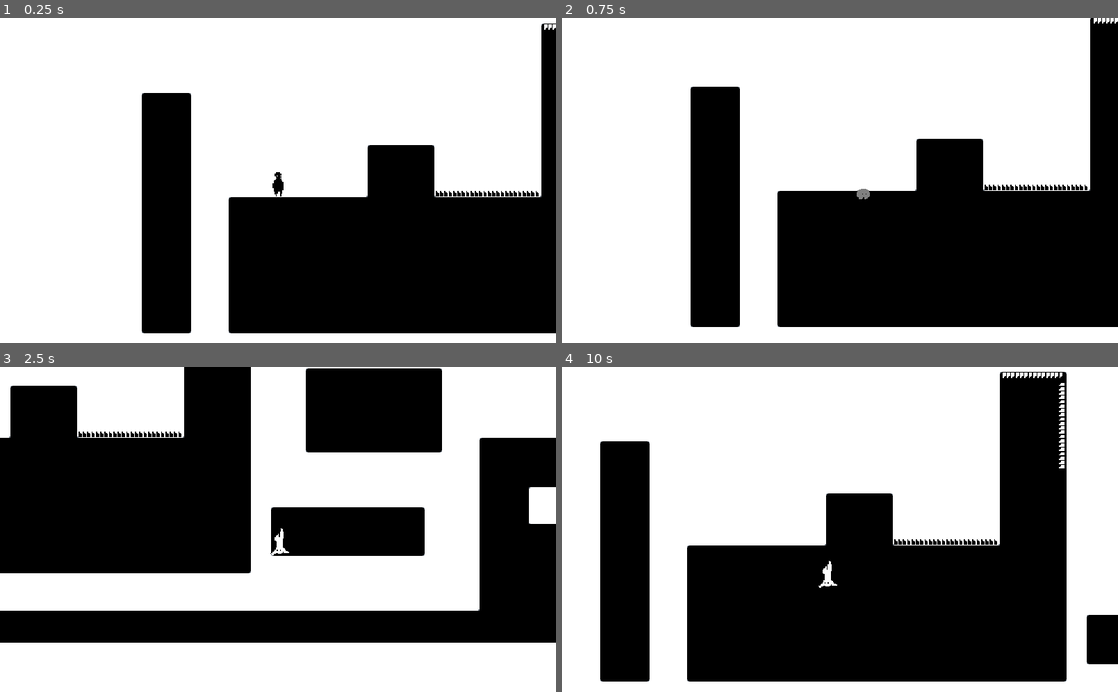
Above: before the commit, frames 1-4 (two rows, left to right).
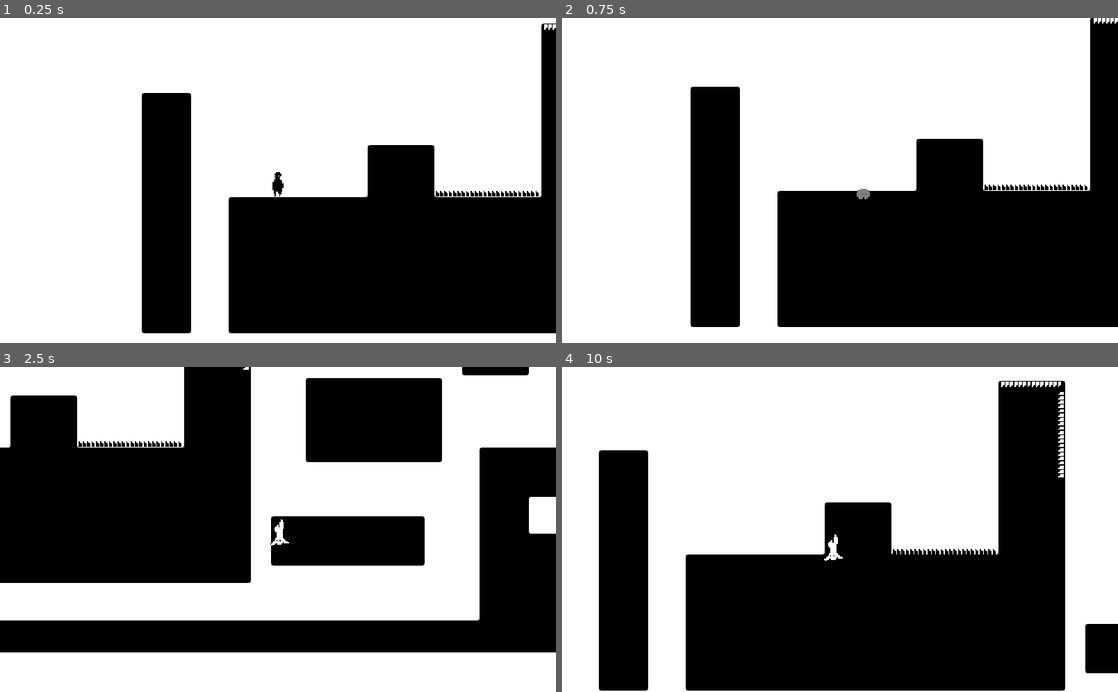
Above: after the commit, the same moments.

Repository: lostptr/sinker
Game: Godot game, scene res://core/Sandbox.tscn
Same seed, same stepped clock (60 frames per second), same inputs: the game is played once before the commit and once after it.
Inputs:
- Up to frame 1 (0.25 s): no input
- Up to frame 2 (0.75 s): tap Enter at 0.5 s; hold Right (right) from 0.53 s (still down); hold X (sink) from 0.53 s (still down)
- Up to frame 3 (2.5 s): tap Z (jump) at 0.77, 0.8, 1.07, 1.35, 1.52, 1.82, 2.3 s; release X (sink) at 1.28 s; tap X (sink) at 1.55 s; release Right (right) at 2.03 s; hold Left (left) from 2.03 s (still down); hold X (sink) from 2.03 s (still down)
- Up to frame 4 (10 s): release Left (left) at 2.78 s; release X (sink) at 2.78 s; hold Right (right) 2.78-4.28 s; tap R at 2.85, 5.85, 8.85 s; tap Z (jump) at 3.02, 3.32, 3.77, 3.8, 4.07, 4.35, 4.52, 4.82, 5.3, 6.02, 6.32, 6.77, 6.8, 7.07, 7.35, 7.52, 7.82, 8.3, 9.02, 9.32, 9.77, 9.8 s; tap X (sink) every 1.5 s from 3.05 to 9.05 s; hold X (sink) 3.53-4.28 s; hold Left (left) 4.28-5.03 s; hold Right (right) 5.03-5.78 s; hold X (sink) 5.03-5.78 s; hold Left (left) 5.78-7.28 s; hold X (sink) 6.53-7.28 s; hold Right (right) 7.28-9.53 s; hold X (sink) 8.03-8.78 s; tap Space at 8.75 s; hold Left (left) from 9.53 s (still down); hold X (sink) from 9.53 s (still down)

The runs differ from the first frame. In frame 1, less than 0.1% of the frame differs, in the area x 49-51%, y 48-55%; in frame 2, nothing differs; in frame 3, 12%, in the area x 0-100%, y 0-88%; in frame 4, 5.8%.

Commit message:
Wall Jump

Diff:
--- a/src/core/player/Player.tscn
+++ b/src/core/player/Player.tscn
@@ -7,28 +7,35 @@
 [ext_resource path="res://core/player/state machine/Idle.gd" type="Script" id=5]
 [ext_resource path="res://core/player/state machine/Jump.gd" type="Script" id=6]
 [ext_resource path="res://core/player/state machine/Falling.gd" type="Script" id=7]
-[ext_resource path="res://fonts/reblinking/reblinking.tres" type="DynamicFont" id=8]
+[ext_resource path="res://fonts/reblinking/reblinking.ttf" type="DynamicFontData" id=8]
 [ext_resource path="res://core/player/DebugLabel.gd" type="Script" id=9]
 [ext_resource path="res://core/player/state machine/Sinkable.gd" type="Script" id=10]
 [ext_resource path="res://core/player/CorrectionSystem.gd" type="Script" id=11]
+[ext_resource path="res://core/player/state machine/WallSliding.gd" type="Script" id=12]
 
 [sub_resource type="ShaderMaterial" id=1]
 shader = ExtResource( 3 )
 
-[sub_resource type="CapsuleShape2D" id=2]
+[sub_resource type="DynamicFont" id=2]
+size = 5
+font_data = ExtResource( 8 )
+
+[sub_resource type="ShaderMaterial" id=3]
+shader = ExtResource( 3 )
+
+[sub_resource type="CapsuleShape2D" id=4]
 radius = 4.0
 height = 6.0
 
-[sub_resource type="CapsuleShape2D" id=3]
+[sub_resource type="CapsuleShape2D" id=5]
 radius = 7.0
 height = 6.0
 
-[sub_resource type="CapsuleShape2D" id=4]
+[sub_resource type="CapsuleShape2D" id=6]
 radius = 4.0
 height = 2.0
 
-[sub_resource type="Animation" id=5]
-resource_name = "falling"
+[sub_resource type="Animation" id=7]
 length = 0.5
 loop = true
 tracks/0/type = "value"
@@ -108,8 +115,7 @@
 "values": [ 0 ]
 }
 
-[sub_resource type="Animation" id=7]
-resource_name = "jump"
+[sub_resource type="Animation" id=9]
 length = 0.4
 step = 0.05
 tracks/0/type = "value"
@@ -149,8 +155,7 @@
 "values": [ Vector2( 1, 1 ), Vector2( 1.11111, 0.944444 ), Vector2( 1, 1 ) ]
 }
 
-[sub_resource type="Animation" id=8]
-resource_name = "landed"
+[sub_resource type="Animation" id=10]
 length = 0.35
 tracks/0/type = "value"
 tracks/0/path = NodePath("Sprite:frame")
@@ -189,8 +194,7 @@
 "values": [ Vector2( 1.05556, 0.916667 ), Vector2( 1, 1 ) ]
 }
 
-[sub_resource type="Animation" id=9]
-resource_name = "rolling"
+[sub_resource type="Animation" id=11]
 length = 0.7
 loop = true
 tracks/0/type = "value"
@@ -269,6 +273,109 @@
 "transitions": PoolRealArray( 1, 1, 1 ),
 "update": 0,
 "values": [ Vector2( 0, 0 ), Vector2( 0, 0.5 ), Vector2( 0, 1 ) ]
+}
+
+[sub_resource type="Animation" id=13]
+resource_name = "wall_slide_left"
+loop = true
+tracks/0/type = "value"
+tracks/0/path = NodePath("Sprite:frame")
+tracks/0/interp = 1
+tracks/0/loop_wrap = true
+tracks/0/imported = false
+tracks/0/enabled = true
+tracks/0/keys = {
+"times": PoolRealArray( 0 ),
+"transitions": PoolRealArray( 1 ),
+"update": 1,
+"values": [ 23 ]
+}
+tracks/1/type = "value"
+tracks/1/path = NodePath("Sprite:position")
+tracks/1/interp = 1
+tracks/1/loop_wrap = true
+tracks/1/imported = false
+tracks/1/enabled = true
+tracks/1/keys = {
+"times": PoolRealArray( 0, 0.5 ),
+"transitions": PoolRealArray( 1, 1 ),
+"update": 0,
+"values": [ Vector2( -4.1, 6 ), Vector2( -4.1, 6.676 ) ]
+}
+tracks/2/type = "value"
+tracks/2/path = NodePath("Sprite:scale")
+tracks/2/interp = 1
+tracks/2/loop_wrap = true
+tracks/2/imported = false
+tracks/2/enabled = true
+tracks/2/keys = {
+"times": PoolRealArray( 0, 0.5 ),
+"transitions": PoolRealArray( 1, 1 ),
+"update": 0,
+"values": [ Vector2( 1, 1 ), Vector2( 0.969939, 1.03758 ) ]
+}
+tracks/3/type = "value"
+tracks/3/path = NodePath("Sprite:flip_h")
+tracks/3/interp = 1
+tracks/3/loop_wrap = true
+tracks/3/imported = false
+tracks/3/enabled = true
+tracks/3/keys = {
+"times": PoolRealArray( 0 ),
+"transitions": PoolRealArray( 1 ),
+"update": 1,
+"values": [ false ]
+}
+
+[sub_resource type="Animation" id=14]
+resource_name = "wall_slide_right"
+tracks/0/type = "value"
+tracks/0/path = NodePath("Sprite:frame")
+tracks/0/interp = 1
+tracks/0/loop_wrap = true
+tracks/0/imported = false
+tracks/0/enabled = true
+tracks/0/keys = {
+"times": PoolRealArray( 0 ),
+"transitions": PoolRealArray( 1 ),
+"update": 1,
+"values": [ 23 ]
+}
+tracks/1/type = "value"
+tracks/1/path = NodePath("Sprite:position")
+tracks/1/interp = 1
+tracks/1/loop_wrap = true
+tracks/1/imported = false
+tracks/1/enabled = true
+tracks/1/keys = {
+"times": PoolRealArray( 0, 0.5 ),
+"transitions": PoolRealArray( 1, 1 ),
+"update": 0,
+"values": [ Vector2( 4, 6 ), Vector2( 4, 6.676 ) ]
+}
+tracks/2/type = "value"
+tracks/2/path = NodePath("Sprite:scale")
+tracks/2/interp = 1
+tracks/2/loop_wrap = true
+tracks/2/imported = false
+tracks/2/enabled = true
+tracks/2/keys = {
+"times": PoolRealArray( 0, 0.5 ),
+"transitions": PoolRealArray( 1, 1 ),
+"update": 0,
+"values": [ Vector2( 1, 1 ), Vector2( 0.969939, 1.03758 ) ]
+}
+tracks/3/type = "value"
+tracks/3/path = NodePath("Sprite:flip_h")
+tracks/3/interp = 1
+tracks/3/loop_wrap = true
+tracks/3/imported = false
+tracks/3/enabled = true
+tracks/3/keys = {
+"times": PoolRealArray( 0 ),
+"transitions": PoolRealArray( 1 ),
+"update": 1,
+"values": [ true ]
 }
 
 [node name="Player" type="KinematicBody2D"]
@@ -285,10 +392,11 @@
 }
 
 [node name="DebugLabel" type="Label" parent="Debug"]
+material = SubResource( 1 )
 margin_left = -13.0
 margin_right = 29.0
 margin_bottom = 12.0
-custom_fonts/font = ExtResource( 8 )
+custom_fonts/font = SubResource( 2 )
 custom_colors/font_color = Color( 0, 0, 0, 1 )
 text = "falling"
 align = 1
@@ -319,6 +427,9 @@
 wait_time = 0.1
 one_shot = true
 
+[node name="WallSliding" type="Node" parent="States"]
+script = ExtResource( 12 )
+
 [node name="CorrectionSystem" type="Timer" parent="."]
 wait_time = 0.2
 one_shot = true
@@ -330,47 +441,52 @@
 smoothing_enabled = true
 
 [node name="Sprite" type="Sprite" parent="."]
-material = SubResource( 1 )
-position = Vector2( 0, 6 )
+material = SubResource( 3 )
+position = Vector2( 3, 6 )
 z_index = 10
 texture = ExtResource( 1 )
+flip_h = true
 hframes = 24
-frame = 5
+frame = 23
 
 [node name="FeetCollision" type="CollisionShape2D" parent="."]
 position = Vector2( 0, 10 )
 rotation = 1.5708
-shape = SubResource( 2 )
+shape = SubResource( 4 )
 
 [node name="HeadCollision" type="CollisionShape2D" parent="."]
 position = Vector2( 0, 3 )
-shape = SubResource( 3 )
+shape = SubResource( 5 )
 
 [node name="WallRaycasts" type="Node2D" parent="."]
 
 [node name="LeftSideRaycasts" type="Node2D" parent="WallRaycasts"]
 
 [node name="RayCast2DTop" type="RayCast2D" parent="WallRaycasts/LeftSideRaycasts"]
-position = Vector2( -4, -4 )
+position = Vector2( -4, -1 )
 enabled = true
 cast_to = Vector2( -4, 0 )
+collision_mask = 2
 
 [node name="RayCast2DBottom" type="RayCast2D" parent="WallRaycasts/LeftSideRaycasts"]
-position = Vector2( -4, 12 )
+position = Vector2( -4, 10 )
 enabled = true
 cast_to = Vector2( -4, 0 )
+collision_mask = 2
 
 [node name="RightSideRaycasts" type="Node2D" parent="WallRaycasts"]
 
 [node name="RayCast2DTop" type="RayCast2D" parent="WallRaycasts/RightSideRaycasts"]
-position = Vector2( 4, -4 )
+position = Vector2( 4, -1 )
 enabled = true
 cast_to = Vector2( 4, 0 )
+collision_mask = 2
 
 [node name="RayCast2DBottom" type="RayCast2D" parent="WallRaycasts/RightSideRaycasts"]
-position = Vector2( 4, 12 )
+position = Vector2( 4, 10 )
 enabled = true
 cast_to = Vector2( 4, 0 )
+collision_mask = 2
 
 [node name="SinkedTrigger" type="Area2D" parent="."]
 position = Vector2( 0, -3 )
@@ -383,16 +499,22 @@
 
 [node name="CollisionShape2D" type="CollisionShape2D" parent="SinkedTrigger"]
 position = Vector2( 0, 1 )
-shape = SubResource( 4 )
+shape = SubResource( 6 )
 
 [node name="AnimationPlayer" type="AnimationPlayer" parent="."]
 autoplay = "idle"
-anims/falling = SubResource( 5 )
-anims/idle = SubResource( 6 )
-anims/jump = SubResource( 7 )
-anims/landed = SubResource( 8 )
-anims/rolling = SubResource( 9 )
-anims/run = SubResource( 10 )
+anims/falling = SubResource( 7 )
+anims/idle = SubResource( 8 )
+anims/jump = SubResource( 9 )
+anims/landed = SubResource( 10 )
+anims/rolling = SubResource( 11 )
+anims/run = SubResource( 12 )
+anims/wall_slide_left = SubResource( 13 )
+anims/wall_slide_right = SubResource( 14 )
+
+[node name="WallSlideCooldown" type="Timer" parent="."]
+wait_time = 0.2
+one_shot = true
 [connection signal="state_changed" from="." to="Debug/DebugLabel" method="_on_Player_state_changed"]
 [connection signal="timeout" from="States/Sinkable/SinkTimer" to="States/Sinkable" method="_on_SinkTimer_timeout"]
 [connection signal="timeout" from="CorrectionSystem" to="CorrectionSystem" method="_on_CorrectionSystem_timeout"]
--- a/src/core/player/state machine/Falling.gd
+++ b/src/core/player/state machine/Falling.gd
@@ -13,6 +13,8 @@
 			emit_signal("finished", "idle")
 		else:
 			emit_signal("finished", "run")
+	elif self.owner.wall_direction != 0 and self.owner.wall_jump_is_ready():
+		emit_signal("finished", "wall_slide")
 
 func exit() -> void:
 	pass
--- a/src/core/player/state machine/Jump.gd
+++ b/src/core/player/state machine/Jump.gd
@@ -17,8 +17,11 @@
 		else:
 			emit_signal("finished", "run")
 	else:
-		if self.owner.is_falling():
+		if self.owner.wall_direction != 0 and self.owner.wall_jump_is_ready():
+			emit_signal("finished", "wall_slide")
+		elif self.owner.is_falling():
 			emit_signal("finished", "falling")
+
 
 func exit() -> void:
 	pass
--- a/src/core/player/state machine/PlayerFSM.gd
+++ b/src/core/player/state machine/PlayerFSM.gd
@@ -12,9 +12,20 @@
 onready var anim: AnimationPlayer = $AnimationPlayer
 onready var feet: CollisionShape2D = $FeetCollision
 onready var head: CollisionShape2D = $HeadCollision
+onready var left_side_raycasts = $WallRaycasts/LeftSideRaycasts
+onready var right_side_raycasts = $WallRaycasts/RightSideRaycasts
 
 onready var grid: TileMap = get_parent().get_node("TileMap")
 onready var correction_timer: Timer = $CorrectionSystem
+
+onready var wall_slide_cooldown: Timer = $WallSlideCooldown
+
+var gravity_multiplier: int = 1
+var velocity: Vector2 = Vector2.ZERO
+var move_direction: int = 0 setget set_move_direction
+var is_grounded: bool = false
+var is_sunken: bool = false setget set_is_sunken
+var wall_direction: int = 0
 
 var current_state = null
 onready var states_map = {
@@ -22,14 +33,9 @@
 	"run": $States/Run,
 	"jump": $States/Jump,
 	"falling": $States/Falling,
-	"sinkable": $States/Sinkable
+	"sinkable": $States/Sinkable,
+	"wall_slide": $States/WallSliding
 }
-
-var gravity_multiplier: int = 1
-var velocity: Vector2 = Vector2.ZERO
-var move_direction: int = 0 setget set_move_direction
-var is_grounded: bool = false
-var is_sunken: bool = false setget set_is_sunken
 
 func _ready() -> void:
 	for state_node in $States.get_children():
@@ -39,12 +45,16 @@
 	self.current_state.enter()
 
 func _physics_process(delta: float) -> void:
-	get_input()
+	_get_input()
+	_update_wall_direction()
 
-	# Always move horizontally, no matter what state.
-	self.velocity.y += gravity * delta * gravity_multiplier
+	if self.current_state != self.states_map["wall_slide"]:
+		_handle_movement()
+
+	_add_gravity(delta)
 	self.velocity = move_and_slide(self.velocity, UP * gravity_multiplier, SLOPE_STOP)
-	self.is_grounded = self.is_on_floor()
+
+	_update_is_grounded()
 
 	self.current_state.update(delta)
 
@@ -69,9 +79,8 @@
 """
 	Listens for left and right input and change horizontal velocity.
 """
-func get_input() -> void:
+func _get_input() -> void:
 	self.move_direction = -int(Input.is_action_pressed("left")) + int(Input.is_action_pressed("right"))
-	self.velocity.x = lerp(velocity.x, move_speed * move_direction, 0.2)
 
 
 """
@@ -79,7 +88,7 @@
 """
 func set_move_direction(value: int):
 	move_direction = value
-	if move_direction != 0:
+	if move_direction != 0 and self.current_state != self.states_map["wall_slide"]:
 		self.sprite.flip_h = move_direction < 0
 
 """
@@ -90,17 +99,61 @@
 	self.gravity_multiplier = -1 + (2 * int(not value))
 	self.scale.y = gravity_multiplier
 
+func _handle_movement():
+	self.velocity.x = lerp(velocity.x, move_speed * move_direction, 0.2)
+
+func _add_gravity(delta: float):
+	self.velocity.y += gravity * delta * gravity_multiplier
+
+func cap_wall_slide_gravity():
+	var action_name = "down" if not self.is_sunken else "up"
+	var max_velocity = 16 * 2 if not Input.is_action_pressed(action_name) else gravity
+	max_velocity *= self.gravity_multiplier
+	if self.is_sunken:
+		velocity.y = max(velocity.y, max_velocity)
+	else:
+		velocity.y = min(velocity.y, max_velocity)
+
+func wall_jump_is_ready() -> bool:
+	return self.wall_slide_cooldown.is_stopped()
+
+func wall_jump(wall_jump_velocity: Vector2):
+	var jump_velocity = wall_jump_velocity
+	jump_velocity.x *= self.wall_direction
+	self.velocity = jump_velocity
+
 func is_falling() -> bool:
 	return self.velocity.y * self.gravity_multiplier > 0
+
+func _update_is_grounded():
+	self.is_grounded = self.is_on_floor()
+
+func _update_wall_direction():
+	var wall_on_left = _check_is_valid_wall(self.left_side_raycasts)
+	var wall_on_right = _check_is_valid_wall(self.right_side_raycasts)
+
+	if wall_on_left and wall_on_right:
+		self.wall_direction = self.move_direction
+	else:
+		self.wall_direction = -int(wall_on_left) + int(wall_on_right)
+
+func _check_is_valid_wall(raycast_holder: Node2D) -> bool:
+	var result = true
+	for raycast in raycast_holder.get_children():
+		result = result && raycast.is_colliding()
+#			var dot = acos(Vector2.UP.dot(raycast.get_collision_normal()))
+#			if dot > PI * 0.35 and dot < PI * 0.55:
+#				return true
+	return result
 
 func set_colliders(state: bool):
 	self.feet.disabled = not state
 	self.head.disabled = not state
+
 
 func request_sunken_state_correction():
 	self.correction_timer.start()
 
 func correct_sunk_state(is_sunken_area: bool) -> void:
 	if is_sunken != is_sunken_area:
-		print("correcting...")
 		self.is_sunken = is_sunken_area
--- /dev/null
+++ b/src/core/player/state machine/WallSliding.gd
@@ -0,0 +1,27 @@
+extends State
+
+export var wall_jump_velocity: Vector2 = Vector2(400, -350)
+
+func handle_input(event: InputEvent) -> void:
+	if event.is_action_pressed("jump"):
+		self.owner.wall_jump(self.wall_jump_velocity)
+		self.emit_signal("finished", "jump")
+		return
+
+func enter() -> void:
+	if self.owner.wall_direction > 0:
+		self.owner.anim.play("wall_slide_right")
+	else:
+		self.owner.anim.play("wall_slide_left")
+	self.owner.velocity.y = 0
+
+func update(delta: float) -> void:
+	self.owner.cap_wall_slide_gravity()
+
+	if self.owner.is_grounded:
+		self.emit_signal("finished", "idle")
+	elif self.owner.wall_direction == 0:
+		self.emit_signal("finished", "falling")
+
+func exit() -> void:
+	self.owner.wall_slide_cooldown.start()
--- a/src/fonts/firacode/firacode_regular.tres
+++ b/src/fonts/firacode/firacode_regular.tres
@@ -2,8 +2,7 @@
 
 [ext_resource path="res://fonts/firacode/FiraCode-Regular.ttf" type="DynamicFontData" id=1]
 
-
 [resource]
-size = 12
+size = 24
 use_filter = true
 font_data = ExtResource( 1 )
--- /dev/null
+++ b/src/fonts/reblinking/reblinking_no_outline.tres
@@ -0,0 +1,7 @@
+[gd_resource type="DynamicFont" load_steps=2 format=2]
+
+[ext_resource path="res://fonts/reblinking/reblinking.ttf" type="DynamicFontData" id=1]
+
+[resource]
+size = 10
+font_data = ExtResource( 1 )
--- /dev/null
+++ b/src/menus/MainMenu/MainMenu.tscn
@@ -0,0 +1,103 @@
+[gd_scene load_steps=6 format=2]
+
+[ext_resource path="res://menus/main_theme.tres" type="Theme" id=1]
+[ext_resource path="res://core/player/inverse_shader.shader" type="Shader" id=2]
+[ext_resource path="res://fonts/pokemon/Pokemon Classic.ttf" type="DynamicFontData" id=3]
+
+[sub_resource type="ShaderMaterial" id=2]
+shader = ExtResource( 2 )
+
+[sub_resource type="DynamicFont" id=3]
+size = 32
+outline_size = 1
+outline_color = Color( 0.933333, 0, 0, 1 )
+font_data = ExtResource( 3 )
+
+[node name="MainMenu" type="Control"]
+anchor_right = 1.0
+anchor_bottom = 1.0
+theme = ExtResource( 1 )
+__meta__ = {
+"_edit_use_anchors_": false
+}
+
+[node name="ColorRect" type="ColorRect" parent="."]
+anchor_right = 1.0
+anchor_bottom = 1.0
+__meta__ = {
+"_edit_use_anchors_": false
+}
+
+[node name="ColorRect2" type="ColorRect" parent="."]
+anchor_right = 1.0
+anchor_bottom = 1.0
+margin_left = 721.0
+margin_top = -153.0
+margin_right = 308.0
+margin_bottom = 139.0
+rect_rotation = 23.2
+color = Color( 0, 0, 0, 1 )
+__meta__ = {
+"_edit_use_anchors_": false
+}
+
+[node name="ColorRect3" type="ColorRect" parent="."]
+anchor_right = 1.0
+anchor_bottom = 1.0
+margin_left = 664.0
+margin_top = -77.0
+margin_right = -346.0
+margin_bottom = 123.0
+rect_rotation = 23.2
+color = Color( 0, 0, 0, 1 )
+__meta__ = {
+"_edit_use_anchors_": false
+}
+
+[node name="Label" type="Label" parent="."]
+material = SubResource( 2 )
+anchor_top = 0.183
+anchor_right = 1.0
+anchor_bottom = 0.288
+margin_left = 1.0
+margin_top = -20.8
+margin_right = 1.0
+margin_bottom = -11.8
+custom_fonts/font = SubResource( 3 )
+text = "Sinker"
+align = 1
+valign = 1
+__meta__ = {
+"_edit_use_anchors_": false
+}
+
+[node name="VBoxContainer" type="VBoxContainer" parent="."]
+anchor_left = 0.183
+anchor_top = 0.277
+anchor_right = 0.8
+anchor_bottom = 0.678
+margin_left = -0.392014
+margin_top = -0.200012
+margin_right = -0.200012
+margin_bottom = 0.199982
+__meta__ = {
+"_edit_group_": true,
+"_edit_use_anchors_": false
+}
+
+[node name="Button" type="Button" parent="VBoxContainer"]
+margin_right = 632.0
+margin_bottom = 28.0
+text = "Start"
+
+[node name="Button2" type="Button" parent="VBoxContainer"]
+margin_top = 32.0
+margin_right = 632.0
+margin_bottom = 60.0
+text = "Options"
+
+[node name="Button3" type="Button" parent="VBoxContainer"]
+margin_top = 64.0
+margin_right = 632.0
+margin_bottom = 92.0
+text = "Exit"
--- /dev/null
+++ b/src/menus/main_theme.tres
@@ -0,0 +1,84 @@
+[gd_resource type="Theme" load_steps=7 format=2]
+
+[ext_resource path="res://fonts/reblinking/reblinking_no_outline.tres" type="DynamicFont" id=1]
+
+[sub_resource type="StyleBoxFlat" id=4]
+bg_color = Color( 0, 0, 0, 1 )
+border_width_left = 2
+border_width_top = 2
+border_width_right = 2
+border_width_bottom = 2
+border_color = Color( 0.901961, 0.901961, 0.901961, 0.2 )
+corner_radius_top_left = 4
+corner_radius_bottom_right = 4
+shadow_size = 1
+shadow_offset = Vector2( 0, 2 )
+anti_aliasing = false
+
+[sub_resource type="StyleBoxEmpty" id=5]
+
+[sub_resource type="StyleBoxFlat" id=2]
+bg_color = Color( 0, 0, 0, 1 )
+border_width_left = 2
+border_width_top = 2
+border_width_right = 2
+border_width_bottom = 2
+border_color = Color( 1, 1, 1, 1 )
+corner_radius_top_left = 4
+corner_radius_bottom_right = 4
+expand_margin_left = 1.0
+expand_margin_right = 1.0
+expand_margin_top = 1.0
+expand_margin_bottom = 1.0
+shadow_size = 1
+shadow_offset = Vector2( 0, 2 )
+anti_aliasing = false
+
+[sub_resource type="StyleBoxFlat" id=1]
+bg_color = Color( 0, 0, 0, 1 )
+border_width_left = 2
+border_width_top = 2
+border_width_right = 2
+border_width_bottom = 2
+border_color = Color( 0.709804, 0.709804, 0.709804, 1 )
+corner_radius_top_left = 4
+corner_radius_bottom_right = 4
+shadow_size = 1
+shadow_offset = Vector2( 0, 2 )
+anti_aliasing = false
+
+[sub_resource type="StyleBoxFlat" id=3]
+bg_color = Color( 1, 1, 1, 1 )
+border_width_left = 2
+border_width_top = 2
+border_width_right = 2
+border_width_bottom = 2
+border_color = Color( 1, 1, 1, 1 )
+corner_radius_top_left = 4
+corner_radius_bottom_right = 4
+shadow_size = 1
+shadow_offset = Vector2( 0, 2 )
+anti_aliasing = false
+
+[resource]
+default_font = ExtResource( 1 )
+Button/colors/font_color = Color( 0.709804, 0.709804, 0.709804, 1 )
+Button/colors/font_color_disabled = Color( 0.901961, 0.901961, 0.901961, 0.2 )
+Button/colors/font_color_hover = Color( 0.94, 0.94, 0.94, 1 )
+Button/colors/font_color_pressed = Color( 0, 0, 0, 1 )
+Button/constants/hseparation = 2
+Button/fonts/font = null
+Button/styles/disabled = SubResource( 4 )
+Button/styles/focus = SubResource( 5 )
+Button/styles/hover = SubResource( 2 )
+Button/styles/normal = SubResource( 1 )
+Button/styles/pressed = SubResource( 3 )
+Label/colors/font_color = Color( 0, 0, 0, 1 )
+Label/colors/font_color_shadow = Color( 0, 0, 0, 0 )
+Label/colors/font_outline_modulate = Color( 1, 1, 1, 1 )
+Label/constants/line_spacing = 3
+Label/constants/shadow_as_outline = 0
+Label/constants/shadow_offset_x = 1
+Label/constants/shadow_offset_y = 1
+Label/fonts/font = null
+Label/styles/normal = null
Not shown: 3 places in src/core/player/Player.tscn that only renumber resources
